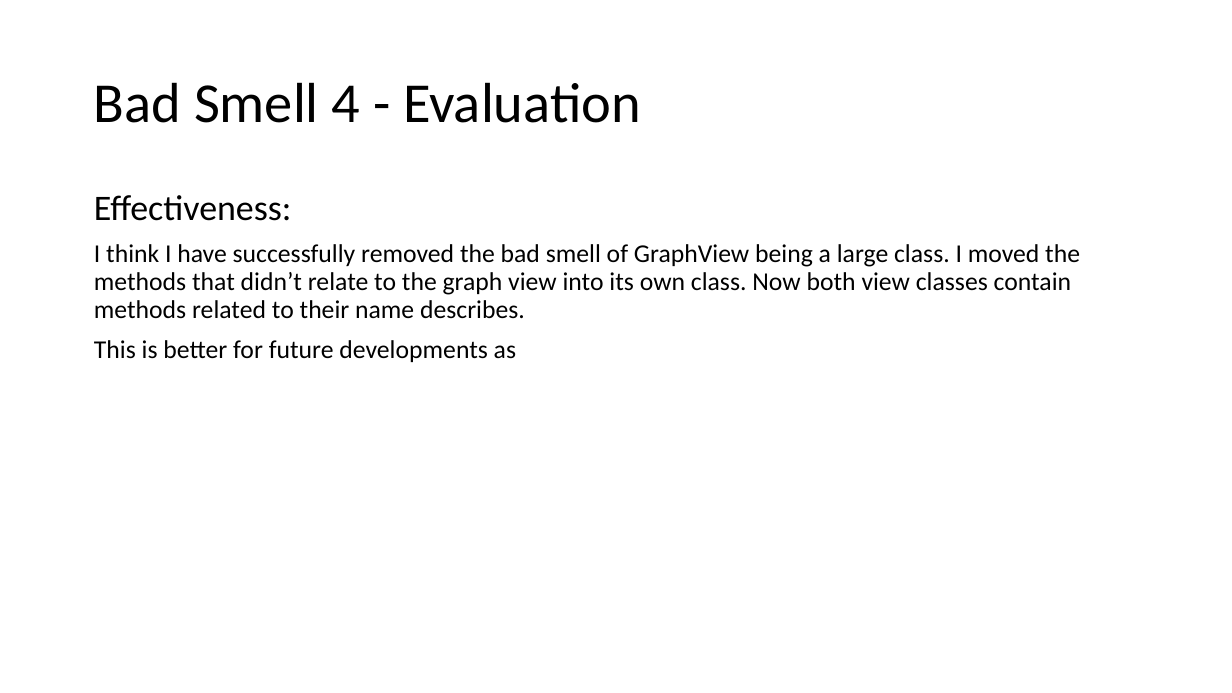
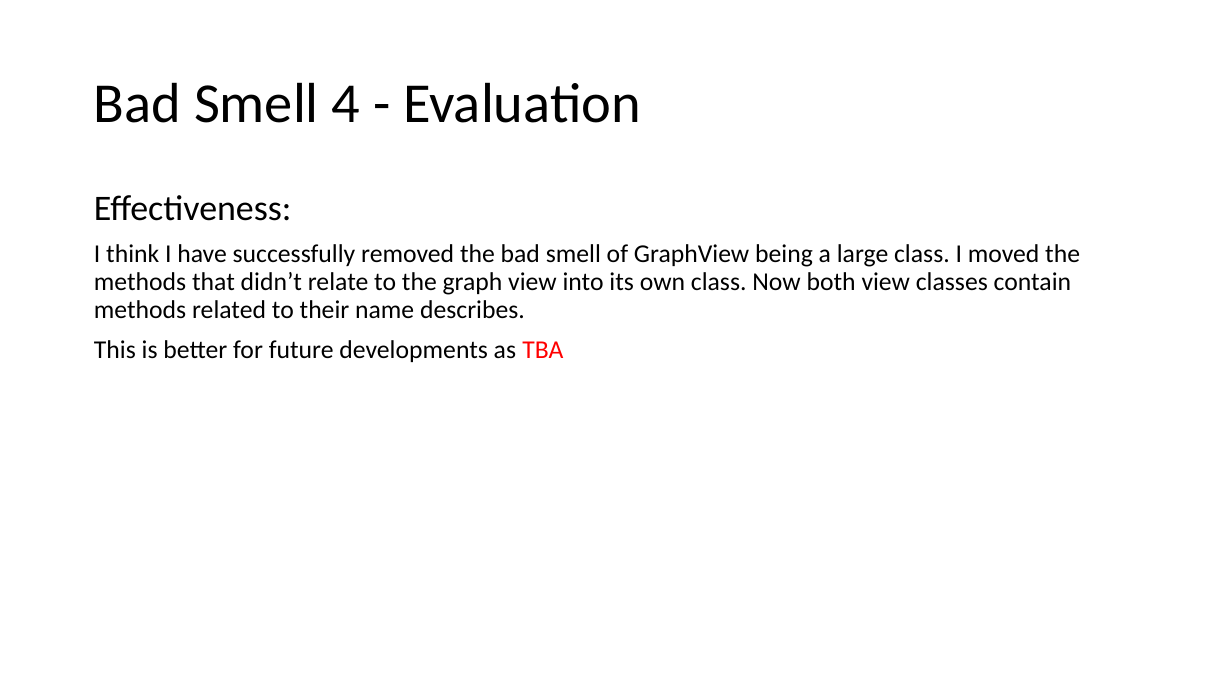
Before and after one commit to steven-snelling/PR301-Assignment_2, a slide deck: slide 14 of bad_smells.pptx. Drawn at 1232x693 pixels with LibreOffice and Linux fonts; fonts in the diff are those of the drawing. Boxes give left, top, right and bottom in pixels: in the first picture for what was removed or moved away, otherwise in the second. Text is boxed around its words. In the diff, an @@ line names an element or a change of style, - is before the commit and + after.

Commit message:
Updated documentation with work done from bad smell 2

```diff
--- a/bad_smells.pptx
+++ b/bad_smells.pptx
@@ text at bbox=[94, 340, 563, 362]: text changed @@
-This is better for future developments as
+This is better for future developments as TBA
```
Also in this commit, not shown: 1 other slide changed, 4 slides added.
